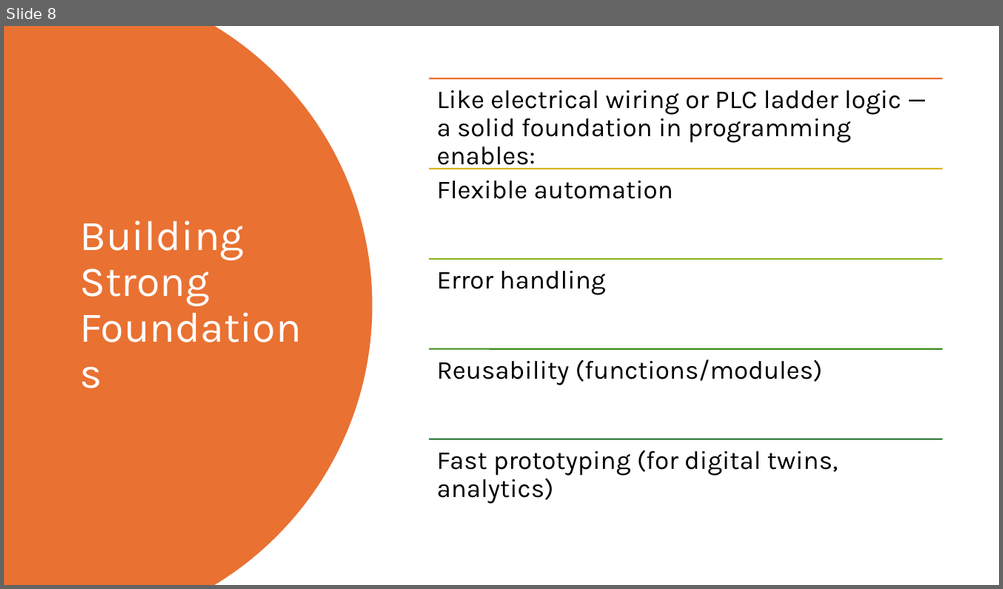
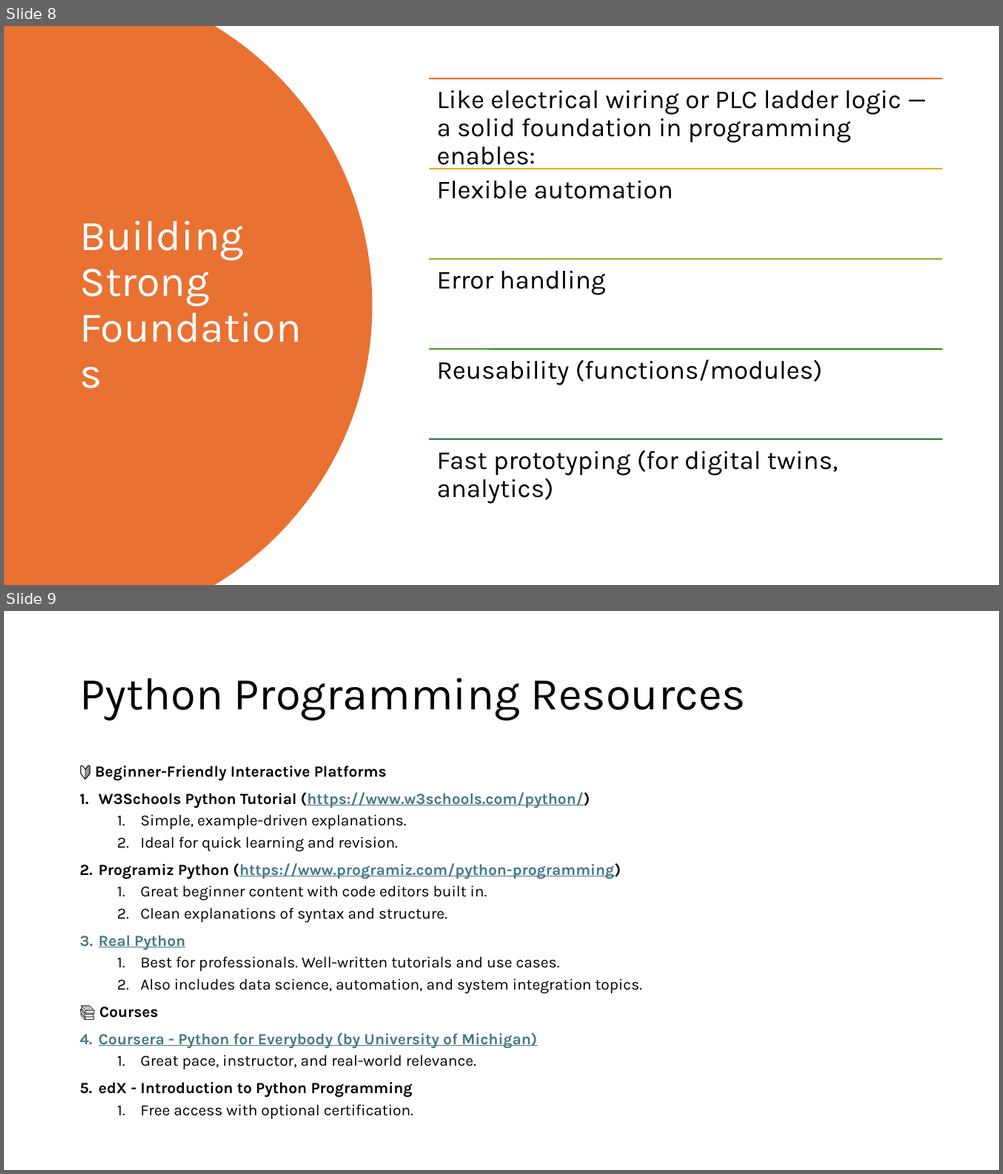
Before and after one commit to RevathiPerumalbits/bitsCV, a slide deck: Computer Programming - SmartManufacturing/Class 01 Introduction/Class 01 - Introduction.pptx. Shown one above the other, each under a label of ours: slide 8 before the commit, slides 8 and 9 after it. The pictures are 1003x589 and 1003x1174 pixels, drawn with LibreOffice and Linux fonts; fonts in the diff are those of the drawing. Boxes give left, top, right and bottom in pixels: in the first picture for what was removed or moved away, otherwise in the second. Text is boxed around its words. In the diff, an @@ line names an element or a change of style, - is before the commit and + after.

Commit message:
python resource add

```diff
--- a/Computer Programming - SmartManufacturing/Class 01 Introduction/Class 01 - Introduction.pptx
+++ b/Computer Programming - SmartManufacturing/Class 01 Introduction/Class 01 - Introduction.pptx
@@ slide 9 added at box(4, 611, 999, 1170), background #FFFFFF @@
@@ title added at box(79, 678, 745, 721), 44 pt, text #000000 @@
+Python Programming Resources
@@ text added at box(95, 766, 642, 1119), 15 pt, text #000000 @@
+🔰 Beginner-Friendly Interactive Platforms
+1. W3Schools Python Tutorial (https://www.w3schools.com/python/)
+  1. Simple, example-driven explanations.
+  2. Ideal for quick learning and revision.
+2. Programiz Python (https://www.programiz.com/python-programming)
+  1. Great beginner content with code editors built in.
+  2. Clean explanations of syntax and structure.
+3. Real Python
+  1. Best for professionals. Well-written tutorials and use cases.
+  2. Also includes data science, automation, and system integration topics.
+📚 Courses
+1. Coursera - Python for Everybody (by University of Michigan)
+  1. Great pace, instructor, and real-world relevance.
+2. edX - Introduction to Python Programming
+  1. Free access with optional certification.
```
Also in this commit, not shown: 1 other slide added.
